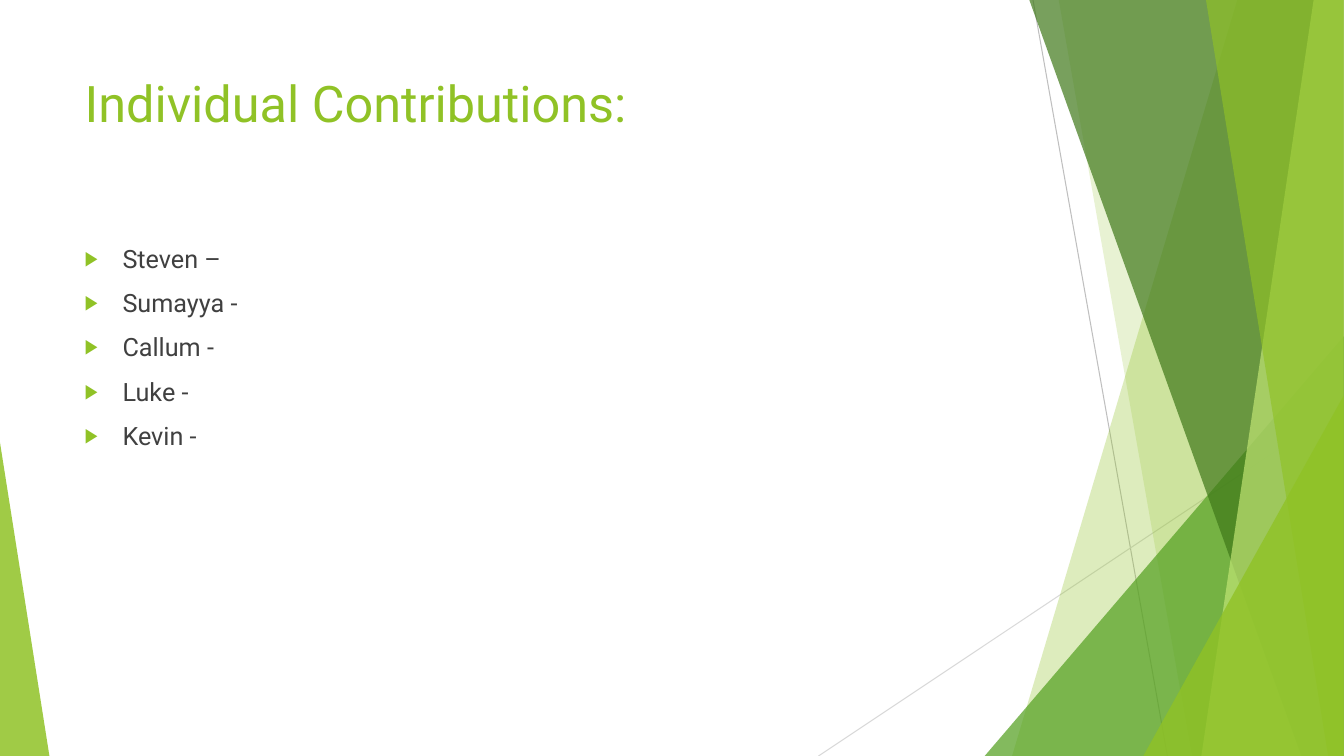
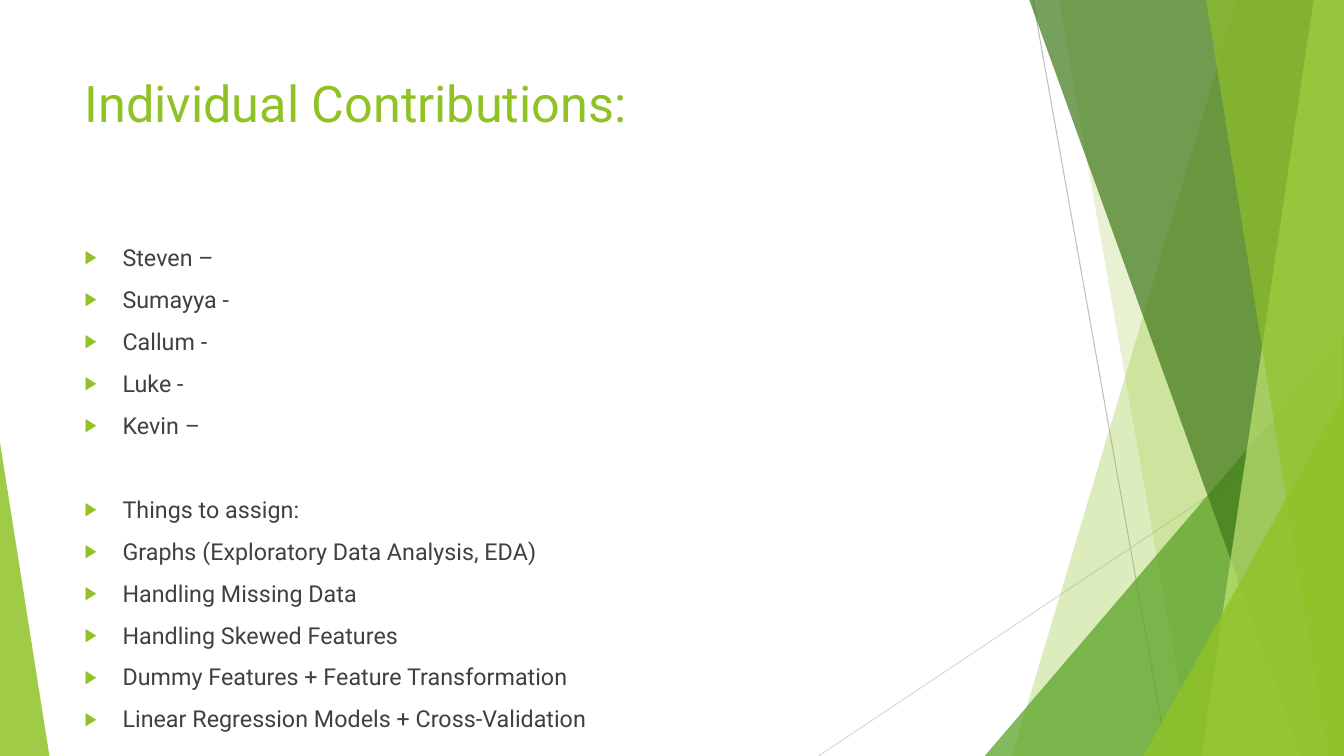
Before and after one commit to stevensimpsoneng/ce101, a slide deck: slide 3 of Team A3 CE101 - Predicting Housing Prices.pptx. Drawn at 1344x756 pixels with LibreOffice and Linux fonts; fonts in the diff are those of the drawing. Boxes give left, top, right and bottom in pixels: in the first picture for what was removed or moved away, otherwise in the second. Text is boxed around its words. In the diff, an @@ line names an element or a change of style, - is before the commit and + after.

```diff
--- a/Team A3 CE101 - Predicting Housing Prices.pptx
+++ b/Team A3 CE101 - Predicting Housing Prices.pptx
@@ text at bbox=[123, 249, 217, 392]: size 18 to 16.6 pt in "Steven –", "Sumayya -", "Callum -", "Luke -" @@
@@ text at bbox=[123, 417, 586, 727]: text changed; size 18 to 16.6 pt @@
-▶ Kevin -
+▶ Kevin –
+▶ Things to assign:
+▶ Graphs (Exploratory Data Analysis, EDA)
+▶ Handling Missing Data
+▶ Handling Skewed Features
+▶ Dummy Features + Feature Transformation
+▶ Linear Regression Models + Cross-Validation
```
